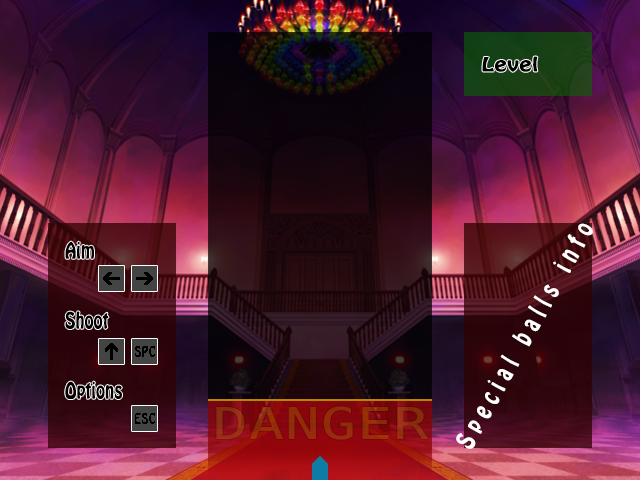
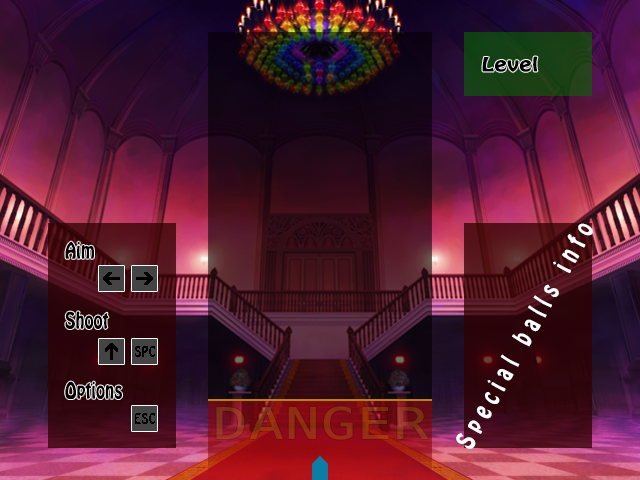
Layer changes from the first 640 × 480 image to the second:
"Field alpha": opacity 75% → 57% over [left=208, top=32, right=432, bottom=472]
